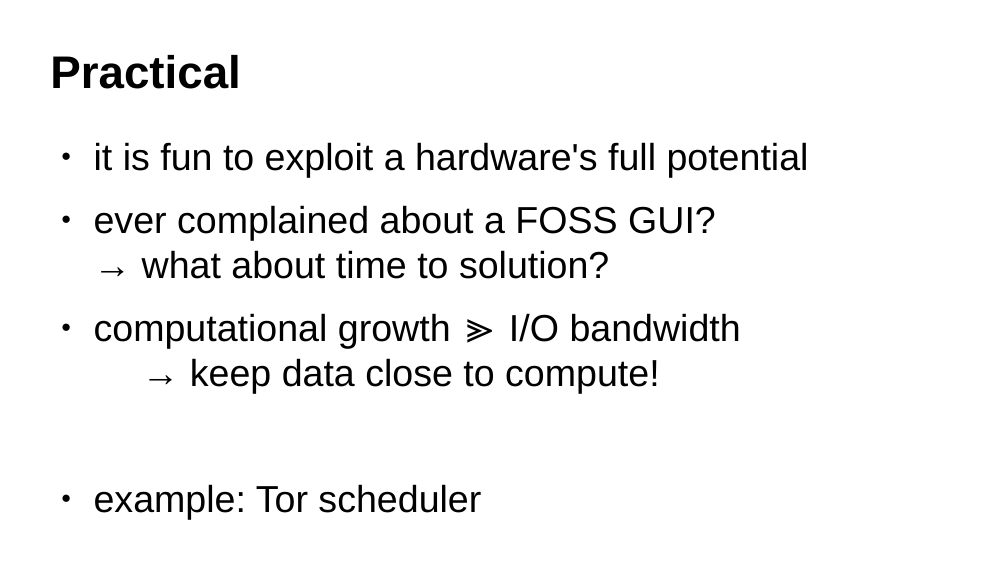
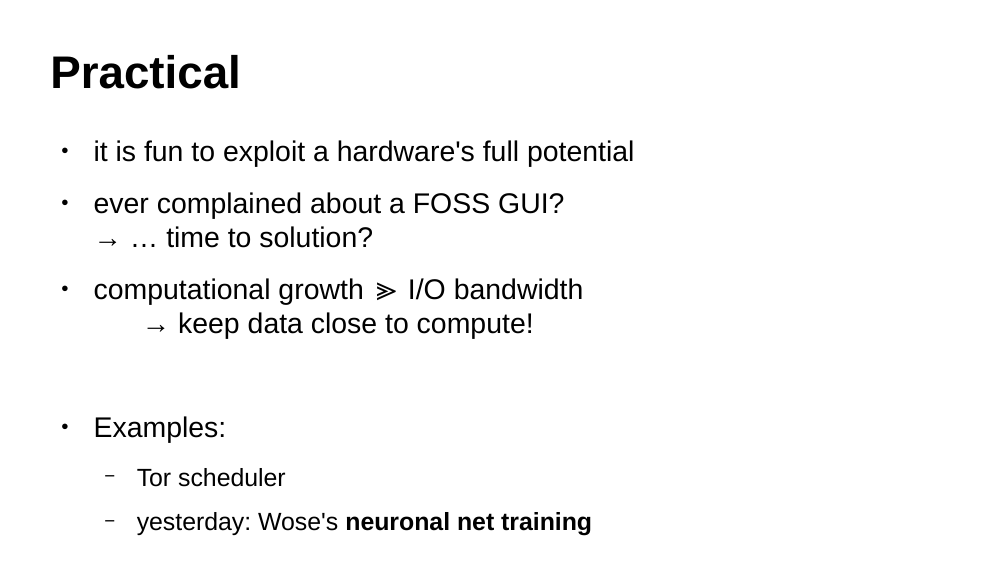
Before and after one commit to ax3l/datenspuren_2016, a slide deck: slide 10 of Slides.odp (slide 9 before the commit). Drawn at 1008x567 pixels with LibreOffice and Linux fonts; fonts in the diff are those of the drawing; background and template pictures are left out. Boxes give left, top, right and bottom in pixels: in the first picture for what was removed or moved away, otherwise in the second. Text is boxed around its words. In the diff, an @@ line names an element or a change of style, - is before the commit and + after.

```diff
--- a/Slides.odp
+++ b/Slides.odp
@@ text at [94, 140, 634, 339]: size 29.6 to 22.4 pt in "it is fun to exploit a hardware's ...", "computational growth ≫ I/O bandwidth → keep ..." @@
@@ text at [94, 192, 564, 248]: text changed; size 29.6 to 22.4 pt @@
-● ever complained about a FOSS GUI?
-  → what about time to solution?
+● ever complained about a FOSS GUI?
+  → … time to solution?
@@ text at [94, 416, 592, 536]: text changed; size 29.6 to 19.6 pt @@
-● example: Tor scheduler
+● Examples:
+  − Tor scheduler
+  − yesterday: Wose's neuronal net training
```
Also in this commit, not shown: 6 other slides changed, 4 slides added, 2 slides removed.
